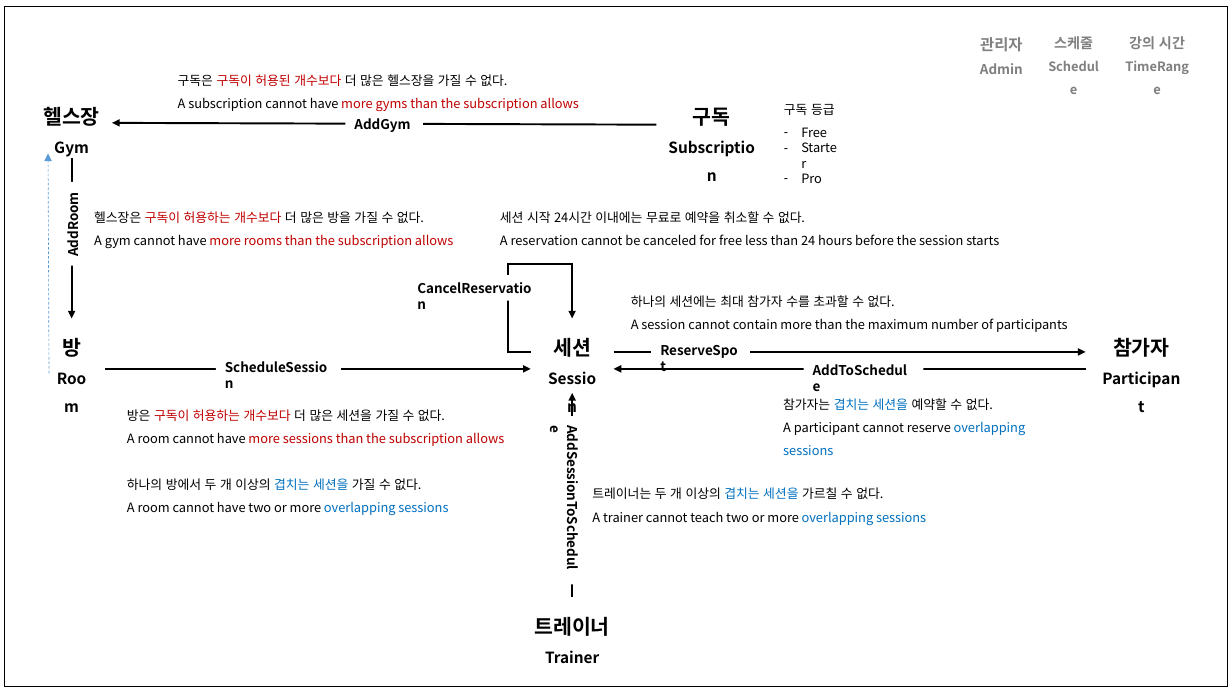
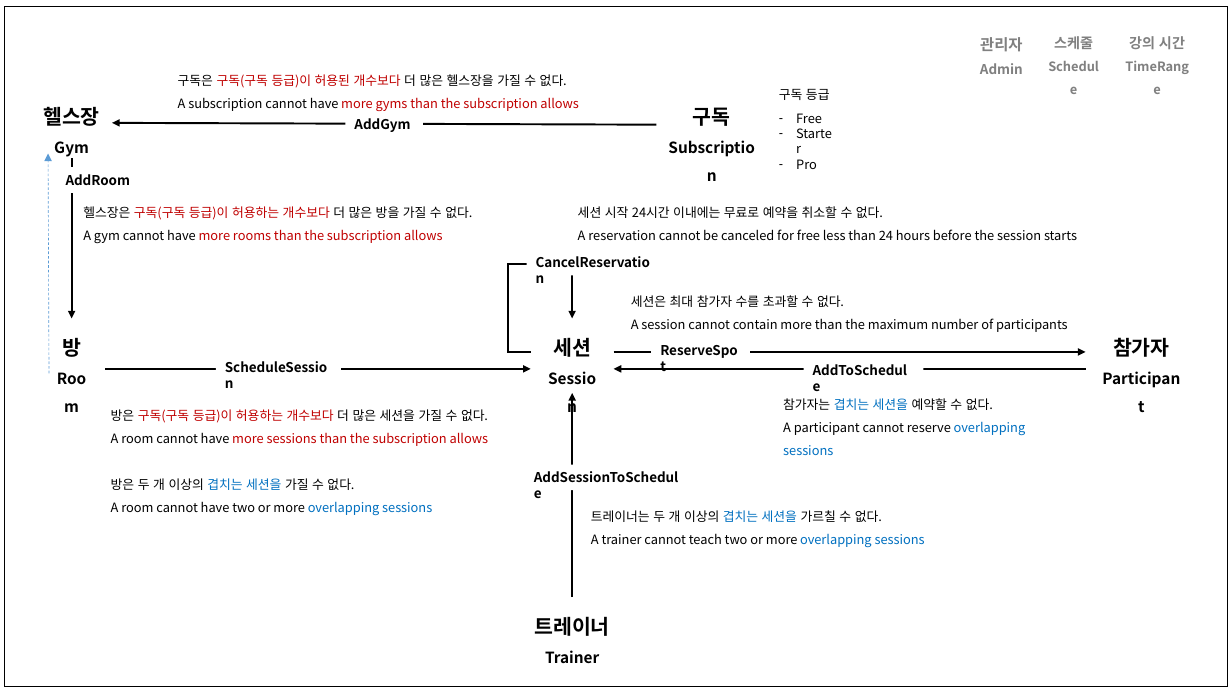
Before and after one commit to hhko/beyondcode, a slide deck: slide 1 of 03-tutorial/ddd-basic/ch01-exploring-a-complex-domain/README.pptx. Drawn at 1232x693 pixels with LibreOffice and Linux fonts; fonts in the diff are those of the drawing. Boxes give left, top, right and bottom in pixels: in the first picture for what was removed or moved away, otherwise in the second. Text is boxed around its words. In the diff, an @@ line names an element or a change of style, - is before the commit and + after.

```diff
--- a/03-tutorial/ddd-basic/ch01-exploring-a-complex-domain/README.pptx
+++ b/03-tutorial/ddd-basic/ch01-exploring-a-complex-domain/README.pptx
@@ text at <box>178,74,567,88</box>: text changed @@
-구독은 구독이 허용된 개수보다 더 많은 헬스장을 가질 수 없다.
+구독은 구독(구독 등급)이 허용된 개수보다 더 많은 헬스장을 가질 수 없다.
@@ text "구독 등급": place and size @@
-text "구독 등급" at <box>784,104,835,183</box>
+text "구독 등급" at <box>779,89,830,169</box>
@@ text "AddRoom" at <box>66,174,131,185</box>: rotation 270 to 0 degrees @@
@@ text "헬스장은 구독(구독 등급)이 허용하는 개수보다 ...": place and size @@
-text "헬스장은 구독(구독 등급)이 허용하는 개수보다 ..." at <box>94,211,453,249</box>
+text "헬스장은 구독(구독 등급)이 허용하는 개수보다 ..." at <box>83,206,472,244</box>
@@ text at <box>83,206,472,220</box>: text changed; text colour #000000 to #C00000 @@
-헬스장은 구독이 허용하는 개수보다 더 많은 방을 가질 수 없다.
+헬스장은 구독(구독 등급)이 허용하는 개수보다 더 많은 방을 가질 수 없다.
@@ text "세션 시작 24시간 이내에는 무료로 ...": place and size @@
-text "세션 시작 24시간 이내에는 무료로 ..." at <box>500,211,999,245</box>
+text "세션 시작 24시간 이내에는 무료로 ..." at <box>578,206,1077,240</box>
@@ text "CancelReservation": place and size @@
-text "CancelReservation" at <box>409,275,545,301</box>
+text "CancelReservation" at <box>527,250,664,275</box>
@@ text at <box>631,295,844,307</box>: text changed @@
-하나의 세션에는 최대 참가자 수를 초과할 수 없다.
+세션은 최대 참가자 수를 초과할 수 없다.
@@ text "방은 구독(구독 등급)이 허용하는 개수보다 ...": place and size @@
-text "방은 구독(구독 등급)이 허용하는 개수보다 ..." at <box>127,409,504,446</box>
+text "방은 구독(구독 등급)이 허용하는 개수보다 ..." at <box>111,409,488,446</box>
@@ text at <box>111,409,488,423</box>: text changed; text colour #000000 to #C00000 @@
-방은 구독이 허용하는 개수보다 더 많은 세션을 가질 수 없다.
+방은 구독(구독 등급)이 허용하는 개수보다 더 많은 세션을 가질 수 없다.
@@ text "방은 두 개 이상의 겹치는 ...": place and size @@
-text "방은 두 개 이상의 겹치는 ..." at <box>127,478,448,516</box>
+text "방은 두 개 이상의 겹치는 ..." at <box>111,478,432,516</box>
@@ text at <box>111,478,354,490</box>: text changed @@
-하나의 방에서 두 개 이상의 겹치는 세션을 가질 수 없다.
+방은 두 개 이상의 겹치는 세션을 가질 수 없다.
@@ text "AddSessionToSchedule" at <box>525,465,693,491</box>: rotation 90 to 0 degrees @@
@@ text "트레이너는 두 개 이상의 겹치는 ...": place and size @@
-text "트레이너는 두 개 이상의 겹치는 ..." at <box>592,487,926,526</box>
+text "트레이너는 두 개 이상의 겹치는 ..." at <box>591,510,925,548</box>
```
Also in this commit, not shown: 3 other files.
